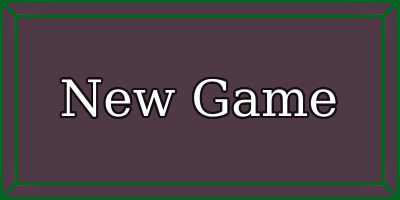
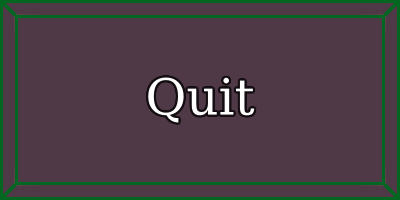
Layered file, before and after one edit (400 × 200). Changes by layer:
painted on "Paint Layer 1" over [59, 75, 338, 125]
